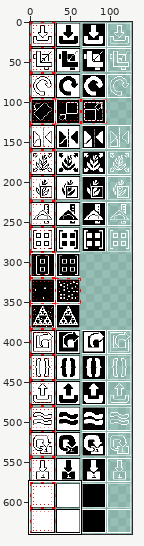
Two versions of one pixel-art file, assets/gui/result_buttons.aseprite. The picture above shows the old version from afar; the outline marks the close-up.
Close-up. As it was:
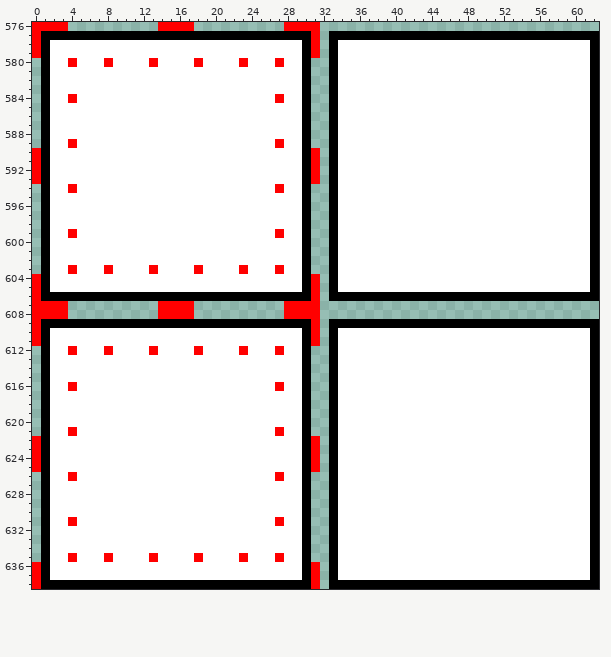
128x640 pixels, 1 frame. Shown: x 0..62, y 576..638. The commit also changed other parts of the picture, which this record leaves out.
Once edited:
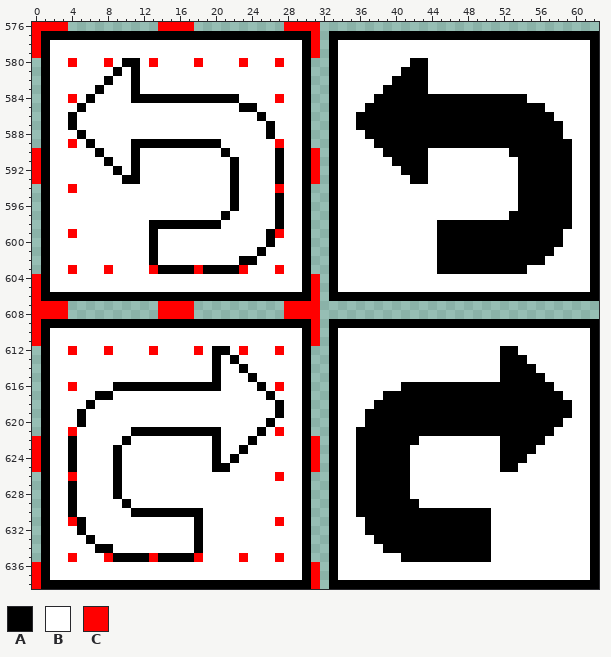
Palette (. is transparent): A #000000  B #ffffff  C #ff0000
Edits made:
Changed rows in their new state; - is an unchanged pixel.
Layer "pic":
first column x 4:
580 ------AA------------------------------AA----------------
581 -----A-A-----------------------------AAA----------------
582 ----A--A----------------------------AAAA----------------
583 ---A---A---------------------------AAAAA----------------
584 --A----AAAAAAAAAAAA---------------AAAAAAAAAAAAAAAAA-----
585 -A-----------------AA------------AAAAAAAAAAAAAAAAAAAA---
586 A--------------------A----------AAAAAAAAAAAAAAAAAAAAAA--
587 A---------------------A---------AAAAAAAAAAAAAAAAAAAAAAA-
588 -A--------------------A----------AAAAAAAAAAAAAAAAAAAAAA-
589 --A----AAAAAAAAAA-----------------AAAAAAAAAAAAAAAAAAAAAA
590 ---A---A---------A-----A-----------AAAAA---------AAAAAAA
591 ----A--A----------A----A------------AAAA----------AAAAAA
592 -----A-A----------A----A-------------AAA----------AAAAAA
593 ------AA----------A----A--------------AA----------AAAAAA
594 ------------------A-------------------------------AAAAAA
595 ------------------A----A--------------------------AAAAAA
596 ------------------A----A--------------------------AAAAAA
597 -----------------A-----A-------------------------AAAAAAA
598 ---------AAAAAAAA------A-----------------AAAAAAAAAAAAAAA
599 ---------A------------A------------------AAAAAAAAAAAAAA-
600 ---------A------------A------------------AAAAAAAAAAAAAA-
601 ---------A-----------A-------------------AAAAAAAAAAAAA--
602 ---------A---------AA--------------------AAAAAAAAAAAA---
603 ----------AAAA-AAAA----------------------AAAAAAAAAA-----
first column x 4:
612 ----------------AA------------------------------AA------
613 ----------------A-A-----------------------------AAA-----
614 ----------------A--A----------------------------AAAA----
615 ----------------A---A---------------------------AAAAA---
616 -----AAAAAAAAAAAA----A---------------AAAAAAAAAAAAAAAAA--
617 ---AA-----------------A------------AAAAAAAAAAAAAAAAAAAA-
618 --A--------------------A----------AAAAAAAAAAAAAAAAAAAAAA
619 -A---------------------A---------AAAAAAAAAAAAAAAAAAAAAAA
620 -A--------------------A----------AAAAAAAAAAAAAAAAAAAAAA-
621 -------AAAAAAAAAA----A----------AAAAAAAAAAAAAAAAAAAAAA--
622 A-----A---------A---A-----------AAAAAAA---------AAAAA---
623 A----A----------A--A------------AAAAAA----------AAAA----
624 A----A----------A-A-------------AAAAAA----------AAA-----
625 A----A----------AA--------------AAAAAA----------AA------
626 -----A--------------------------AAAAAA------------------
627 A----A--------------------------AAAAAA------------------
628 A----A--------------------------AAAAAA------------------
629 A-----A-------------------------AAAAAAA-----------------
630 A------AAAAAAAA-----------------AAAAAAAAAAAAAAA---------
631 -A------------A------------------AAAAAAAAAAAAAA---------
632 -A------------A------------------AAAAAAAAAAAAAA---------
633 --A-----------A-------------------AAAAAAAAAAAAA---------
634 ---AA---------A--------------------AAAAAAAAAAAA---------
635 -----AAAA-AAAA-----------------------AAAAAAAAAA---------
Changed places in both close-ups, as pixel boxes (x1, y1, x2, y2):
changed: (68, 58, 284, 274)
changed: (356, 58, 572, 274)
changed: (68, 346, 284, 562)
changed: (356, 346, 572, 562)
